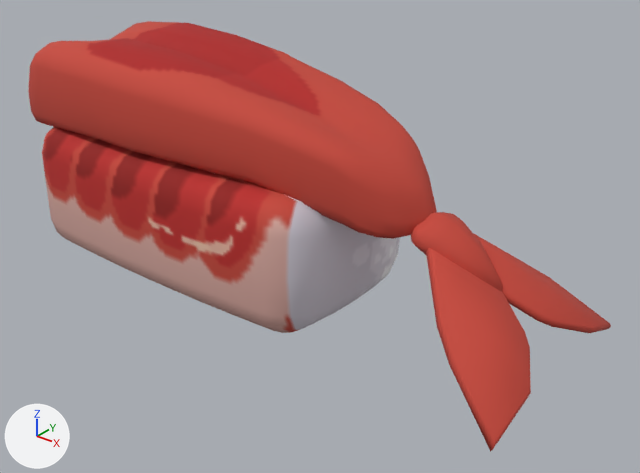
Renders of the FBX model res/Chars/Ebi01/Anim_stand.FBX from each side of a commit.
Rendered twice from a 50 mm lens placed at (1.68, -1.666, 1.22), pointed at (0.327, 0.025, 0.172). The lights are fixed; the arrows at lower left show +X, +Y and +Z.

In view in the first picture: 'Sushi'.
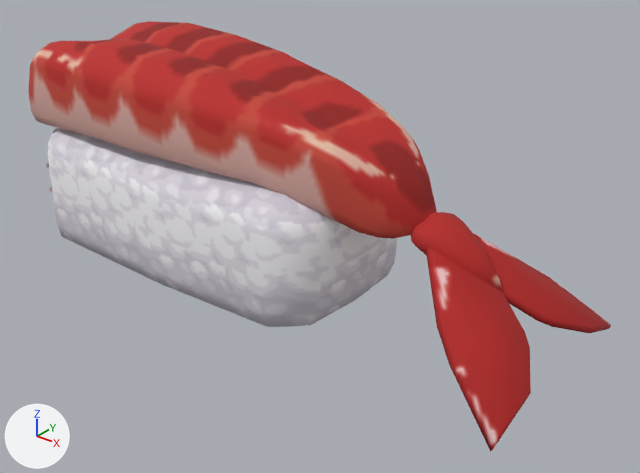
Boxes (x1, y1, x2, y2) around the edits, measured in the pictures (640 x 473 px):
part 1 of me_mesh, cut back
    before: (42, 127, 400, 333)
    after: (47, 128, 397, 327)
part 2 of me_mesh, surface changed
    both: (29, 21, 611, 451)

The edits, one by one:
me_mesh is used by ob_sushi; location (0.0, 0.0, 0.0).
me_mesh had 748 vertices, 768 faces and spanned x -0.67..1.05, y -0.3..0.32, z 0.0..0.64.
me_mesh now has 522 vertices, 536 faces and spans x -0.67..1.05, y -0.3..0.32, z 0.0..0.64.
Part 1, on me_mesh:
248 vertices are removed from x -0.59..0.49, y -0.27..0.27, z 0.0..0.38.
326 faces are deleted.
14 vertices move within x -0.58..0.38, y -0.17..0.17, z 0.0..0.38.
22 vertices are added at x -0.47..0.0, y -0.27..0.27, z 0.0..0.38.
14 new faces join them, mat_face (picture img_facea_00_png).
80 new faces join them, mat_sushi (picture img_sushi_png).
me_mesh part 2: 441 kept faces spanning x -0.67..1.05, y -0.3..0.32, z 0.01..0.64 get new texture (UV) coordinates.
